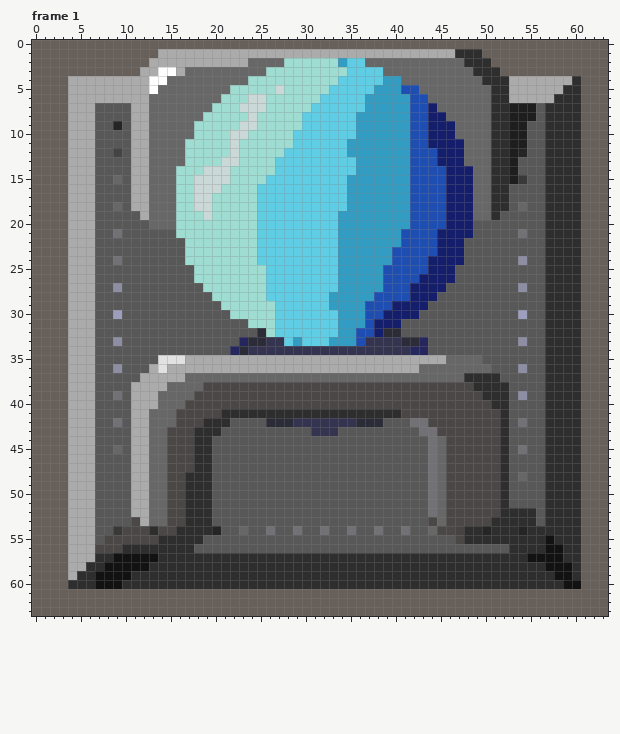
Two states of a pixel-art file, Electrix/core/assets/mit layers/generator.aseprite. That is the earlier state.
64x64 pixels, 2 frames. Colours within 5 levels of each other are drawn and written as one. Shown: frame 1. The commit also changed other frames, which this record leaves out.
And afterwards:
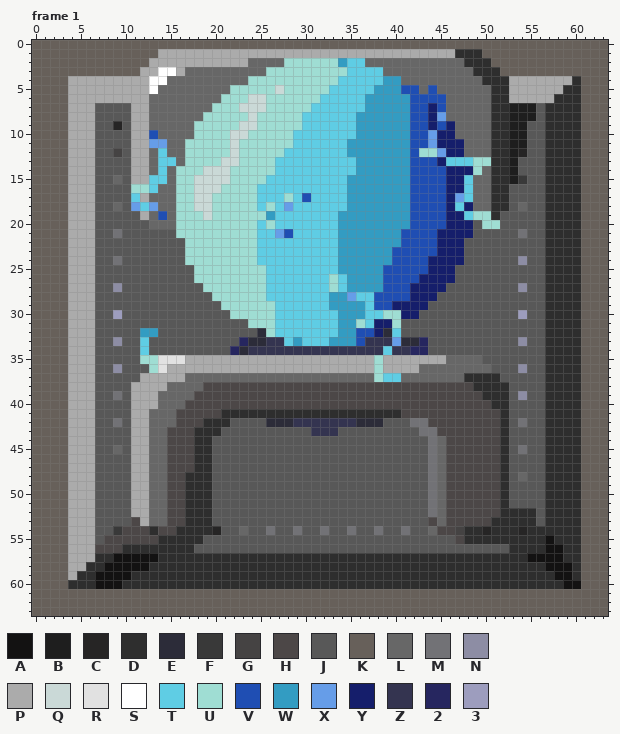
Palette (. is transparent): A #131212  B #1e1e1e  C #262525  D #2e2e2e  E #2c2c39  F #393939  G #454343  H #4c4747  J #585858  K #67605a  L #676767  M #727276  N #8d8da4  P #ababab  Q #cad9d7  R #e1e1e1  S #ffffff  T #5fcde4  U #9fddd3  V #1f4eb3  W #339cc2  X #669de8  Y #151e6b  Z #343450  2 #26265f  3 #9d9dbe
Change:
Frame 1, layer "Blitze":
y 5: x 44 L -> V
y 6: x 44..45 LL -> VV
y 7: x 45 L -> V
y 8: x 45 Y -> X
y 9: x 45 Y -> V
y 10: x 13 L -> V; x 44 Y -> X
y 11: x 13..14 LL -> XX; x 44 Y -> X
y 12: x 14 L -> T; x 43..45 VVY -> UUX
y 13: x 14..15 LL -> TT; x 46..50 YYLLL -> TTTUU
y 14: x 14 L -> T; x 49 L -> U
y 15: x 13..14 LL -> TT; x 48 Y -> T
y 16: x 11..13 PPL -> UUT; x 48 Y -> T
y 17: x 11 P -> T; x 28 T -> U; x 30 T -> V; x 47..48 YY -> XT
y 18: x 11..13 PPL -> XTX; x 26 T -> U; x 28 T -> X; x 47 Y -> T
y 19: x 14 L -> V; x 25..26 TT -> UW; x 48..50 YLL -> TUU
y 20: x 26 T -> U; x 50..51 JJ -> UU
y 21: x 27..28 TT -> XV
y 26..27: x 33..34 TW -> UT
y 28: x 35..37 WWW -> XTT
y 29: x 37 V -> T
y 30: x 37..40 VVYY -> TTUU
y 31: x 36..37 WV -> UT; x 40 Y -> U
y 32: x 12..13 JJ -> WW; x 40 E -> T
y 33: x 12 J -> T; x 40 Z -> X
y 34: x 12 J -> T; x 39 Z -> T
y 35: x 12..13 JJ -> UU; x 38 P -> U
y 36: x 13 P -> U; x 38 P -> U
y 37: x 38..40 LLL -> UTT
Where, in picture pixels (left, top, right, bottom), the same in both pictures:
changed: (419, 85, 500, 229)
changed: (131, 130, 176, 220)
changed: (257, 193, 311, 238)
changed: (329, 274, 401, 382)
changed: (140, 328, 158, 373)
